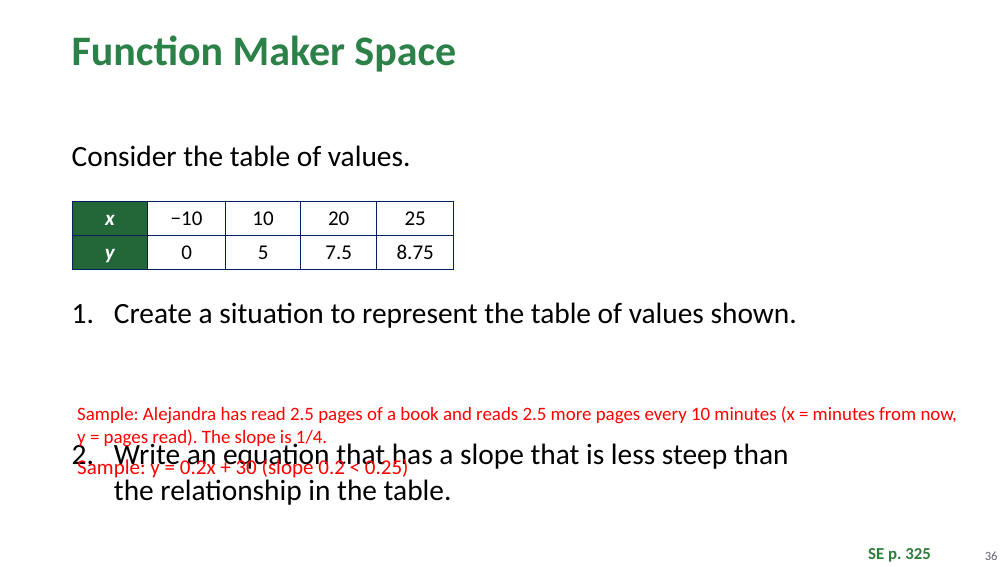
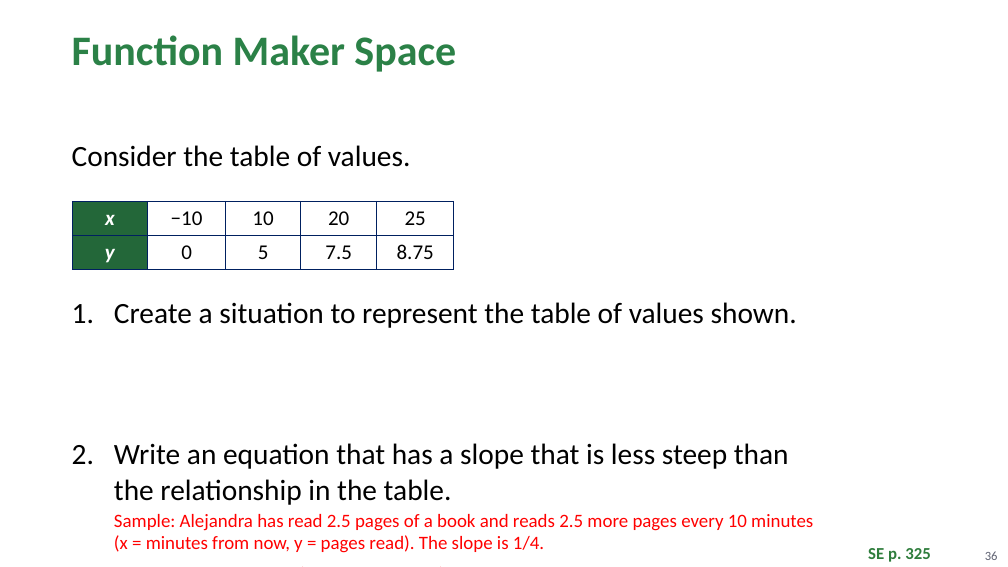
Before and after one commit to Apolloat2022/Algebra1M2U1L4, a slide deck: slide 36 of Module 2 topic 2/BLMathematics_AlgI_M2_T2_L4_LessonSlides_ENG_with_answers.pptx. Drawn at 1008x567 pixels with LibreOffice and Linux fonts; fonts in the diff are those of the drawing; background and template pictures are left out. Boxes give left, top, right and bottom in pixels: in the first picture for what was removed or moved away, otherwise in the second. Text is boxed around its words. In the diff, an @@ line names an element or a change of style, - is before the commit and + after.

```diff
--- a/Module 2 topic 2/BLMathematics_AlgI_M2_T2_L4_LessonSlides_ENG_with_answers.pptx
+++ b/Module 2 topic 2/BLMathematics_AlgI_M2_T2_L4_LessonSlides_ENG_with_answers.pptx
@@ text removed at [77, 406, 957, 448] @@
-Sample: Alejandra has read 2.5 pages of a book and reads 2.5 more pages every 10 minutes (x = minutes from now, y = pages read). The slope is 1/4.
@@ text removed at [77, 456, 409, 480] @@
-Sample: y = 0.2x + 30 (slope 0.2 < 0.25)
@@ text at [114, 514, 813, 553]: paragraphs added @@
+  Sample: Alejandra has read 2.5 pages of a book and reads 2.5 more pages every 10 minutes (x = minutes from now, y = pages read). The slope is 1/4.
+  Sample: y = 0.2x + 30 (slope 0.2 < 0.25)
```
Also in this commit, not shown: 3 other slides changed, 4 other files.
